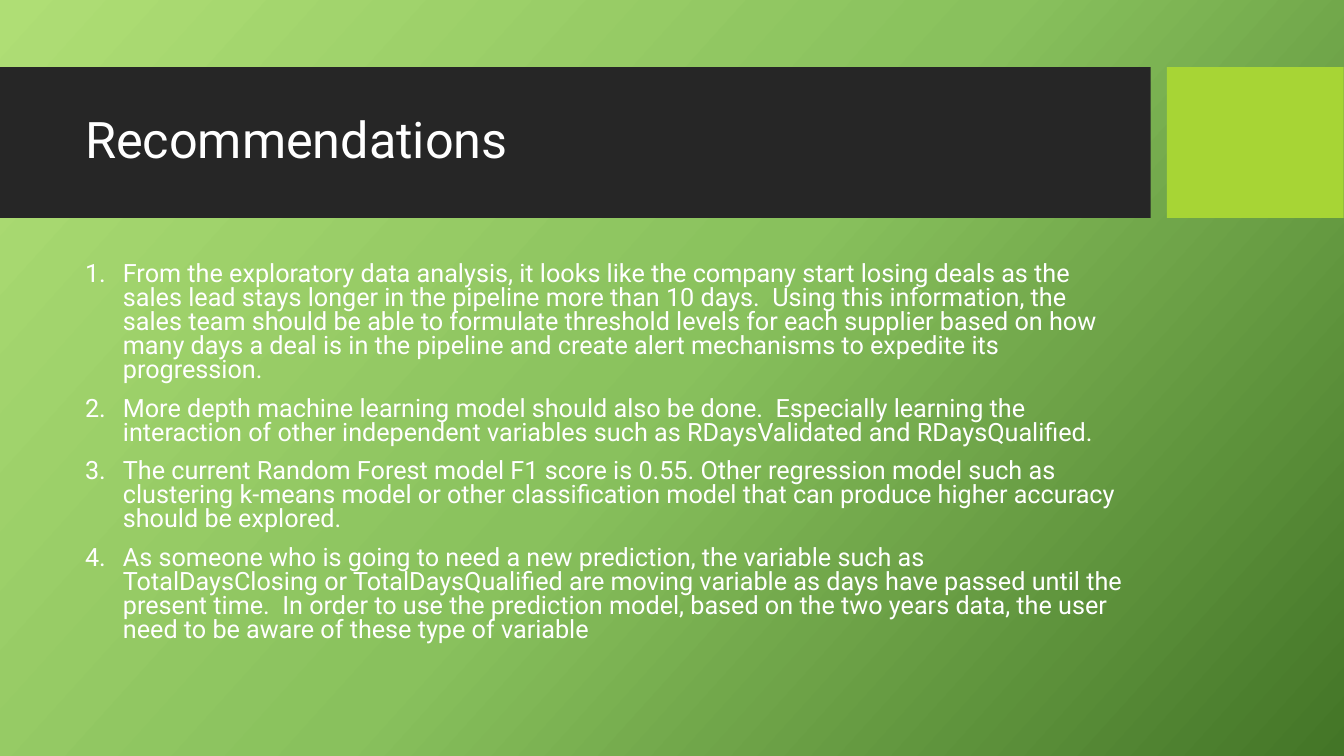
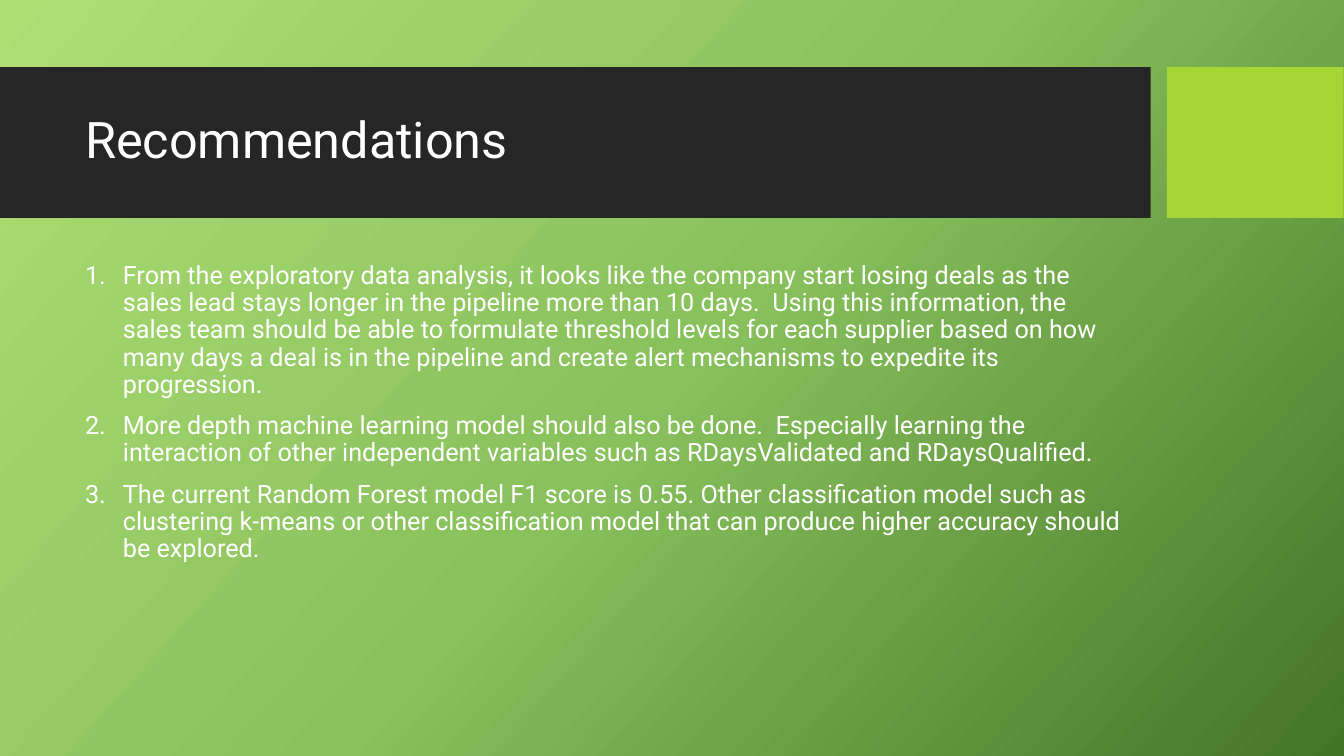
Before and after one commit to mybirdnest/CapStone, a slide deck: slide 8 of CapStoneFinalPresentation.pptx. Drawn at 1344x756 pixels with LibreOffice and Linux fonts; fonts in the diff are those of the drawing; background and template pictures are left out. Boxes give left, top, right and bottom in pixels: in the first picture for what was removed or moved away, otherwise in the second. Text is boxed around its words. In the diff, an @@ line names an element or a change of style, - is before the commit and + after.

```diff
--- a/CapStoneFinalPresentation.pptx
+++ b/CapStoneFinalPresentation.pptx
@@ text at [123,265,1096,467]: line spacing 0.8 to 0.9 @@
@@ text at [123,484,1119,562]: text changed @@
-3. The current Random Forest model F1 score is 0.55. Other regression model such as clustering k-means model or other classification model that can produce higher accuracy should be explored.
-4. As someone who is going to need a new prediction, the variable such as TotalDaysClosing or TotalDaysQualified are moving variable as days have passed until the present time. In order to use the prediction model, based on the two years data, the user need to be aware of these type of variable
+3. The current Random Forest model F1 score is 0.55. Other classification model such as clustering k-means or other classification model that can produce higher accuracy should be explored.
```
Also in this commit, not shown: 2 other files.
